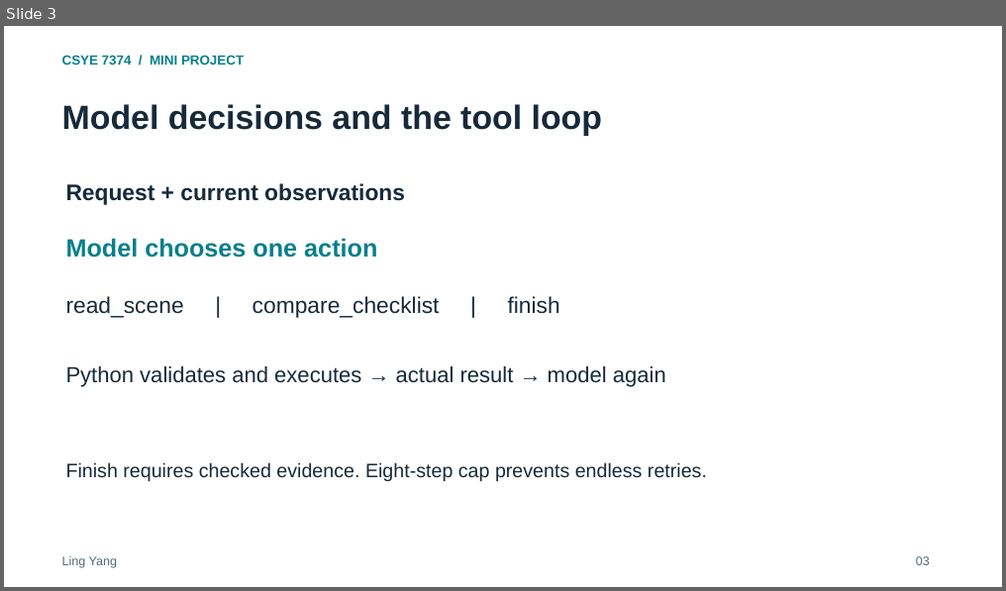
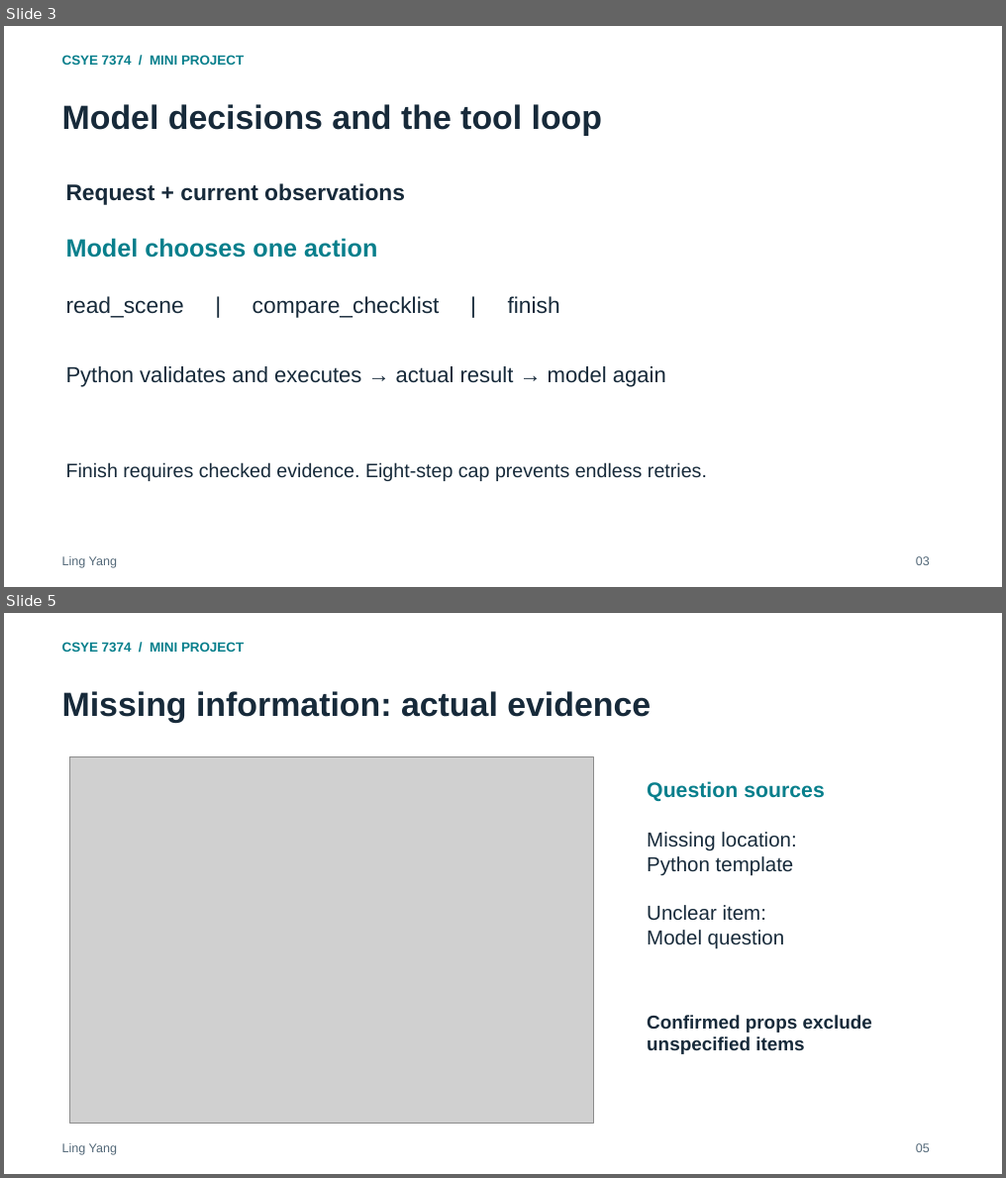
Before and after one commit to ling0021/script-production-checklist-agent, a slide deck: deliverables/Project_Presentation.pptx. Shown one above the other, each under a label of ours: slide 3 before the commit, slides 3 and 5 after it; the slides between them are not shown. The pictures are 1006x591 and 1006x1178 pixels, drawn with LibreOffice and Linux fonts; fonts in the diff are those of the drawing; grey boxes stand for pictures. Boxes give left, top, right and bottom in pixels: in the first picture for what was removed or moved away, otherwise in the second. Text is boxed around its words. In the diff, an @@ line names an element or a change of style, - is before the commit and + after.

Commit message:
Clarify model responsibilities and add live recovery evidence

```diff
--- a/deliverables/Project_Presentation.pptx
+++ b/deliverables/Project_Presentation.pptx
@@ slide 5 added at <box>4,613,1002,1174</box>, background #FFFFFF @@
@@ text added at <box>62,641,244,655</box>, 12.8 pt, text #087F8C, bold @@
+CSYE 7374 / MINI PROJECT
@@ text added at <box>62,691,650,723</box>, 32.2 pt, text #172A3A, bold @@
+Missing information: actual evidence
@@ picture added at <box>70,758,593,1124</box> @@
@@ text added at <box>647,781,825,801</box>, 20.2 pt, text #087F8C, bold @@
+Question sources
@@ text added at <box>647,832,796,950</box>, 19.5 pt, text #172A3A @@
+Missing location:
+Python template
+Unclear item:
+Model question
@@ text added at <box>647,1015,872,1055</box>, 18 pt, text #172A3A, bold @@
+Confirmed props exclude
+unspecified items
@@ text added at <box>62,1144,117,1156</box>, 12 pt, text #546979 @@
+Ling Yang
@@ text added at <box>916,1144,930,1153</box>, 12 pt, text #546979 @@
+05
```
Also in this commit, not shown: 3 slides changed, 1 other slide added, 2 slides removed, 22 other files.
